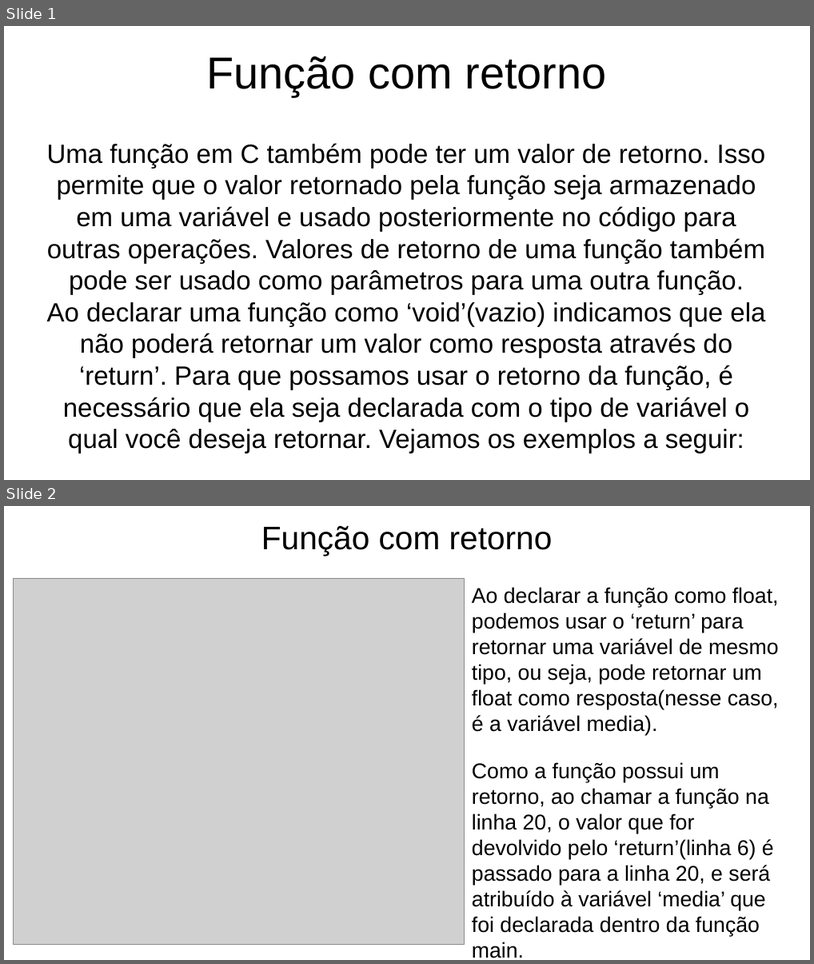
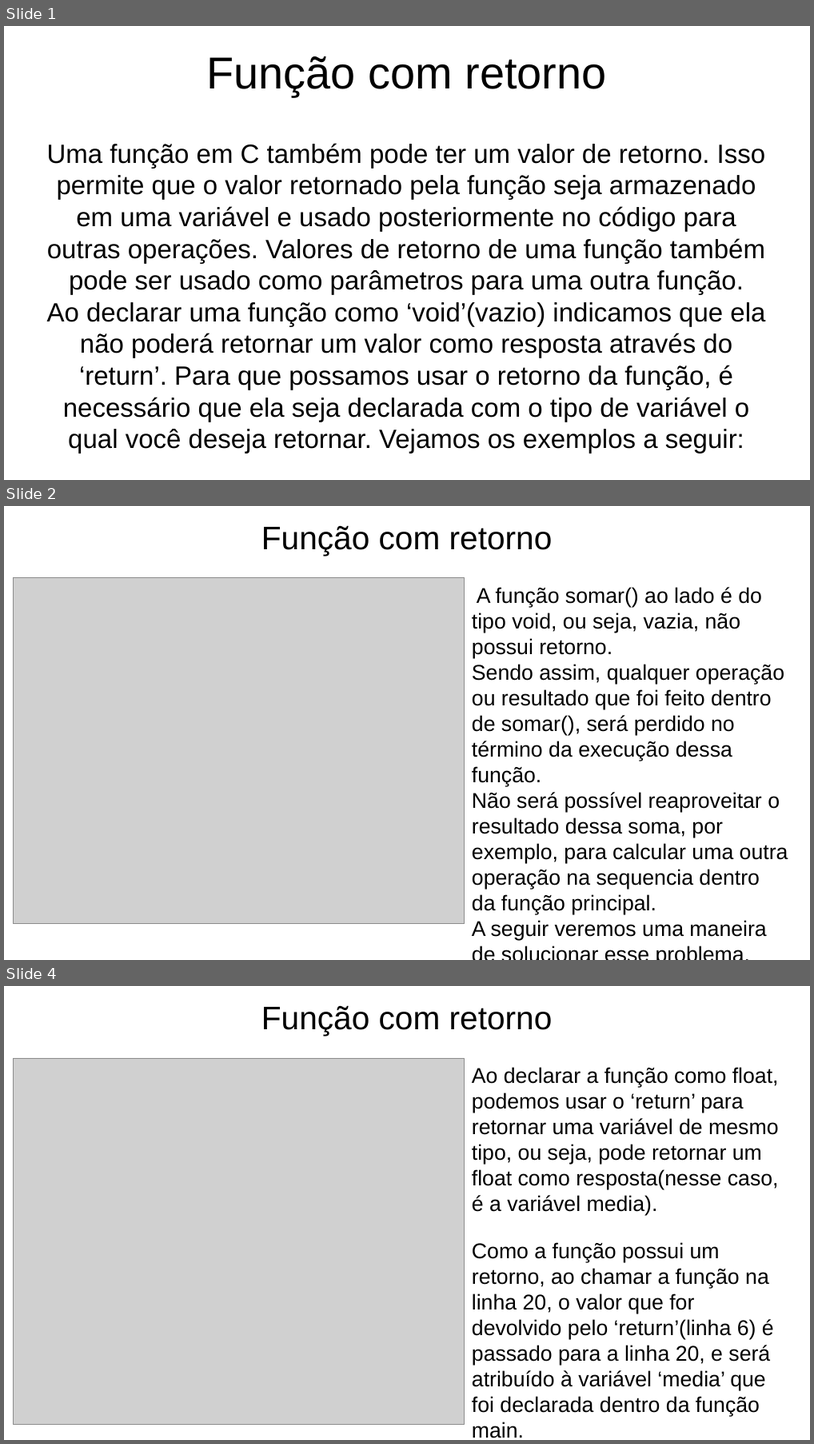
Before and after one commit to rafaelbazolli/LP-FATEC, a slide deck: Docs/Slides para entregar/funcao.odp. Shown one above the other, each under a label of ours: slides 1 and 2 before the commit, slides 1, 2 and 4 after it; the slides between them are not shown. The pictures are 814x964 and 814x1444 pixels, drawn with LibreOffice and Linux fonts; fonts in the diff are those of the drawing; grey boxes stand for pictures. Boxes give left, top, right and bottom in pixels: in the first picture for what was removed or moved away, otherwise in the second. Text is boxed around its words. In the diff, an @@ line names an element or a change of style, - is before the commit and + after.

```diff
--- a/Docs/Slides para entregar/funcao.odp
+++ b/Docs/Slides para entregar/funcao.odp
@@ slide 2 added at [4,506,810,960], background #FFFFFF @@
@@ title added at [262,526,553,556], 32 pt, text #000000 @@
+Função com retorno
@@ picture added at [13,578,465,923] @@
@@ text added at [472,587,789,940], 21 pt, text #000000 @@
+A função somar() ao lado é do tipo void, ou seja, vazia, não possui retorno.
+Sendo assim, qualquer operação ou resultado que foi feito dentro de somar(), será perdido no término da execução dessa função.
+Não será possível reaproveitar o resultado dessa soma, por exemplo, para calcular uma outra operação na sequencia dentro da função principal.
+A seguir veremos uma maneira de solucionar esse problema.
@@ what was slide 2 is now slide 4 @@
```
Also in this commit, not shown: 1 other slide added, 9 other files.
